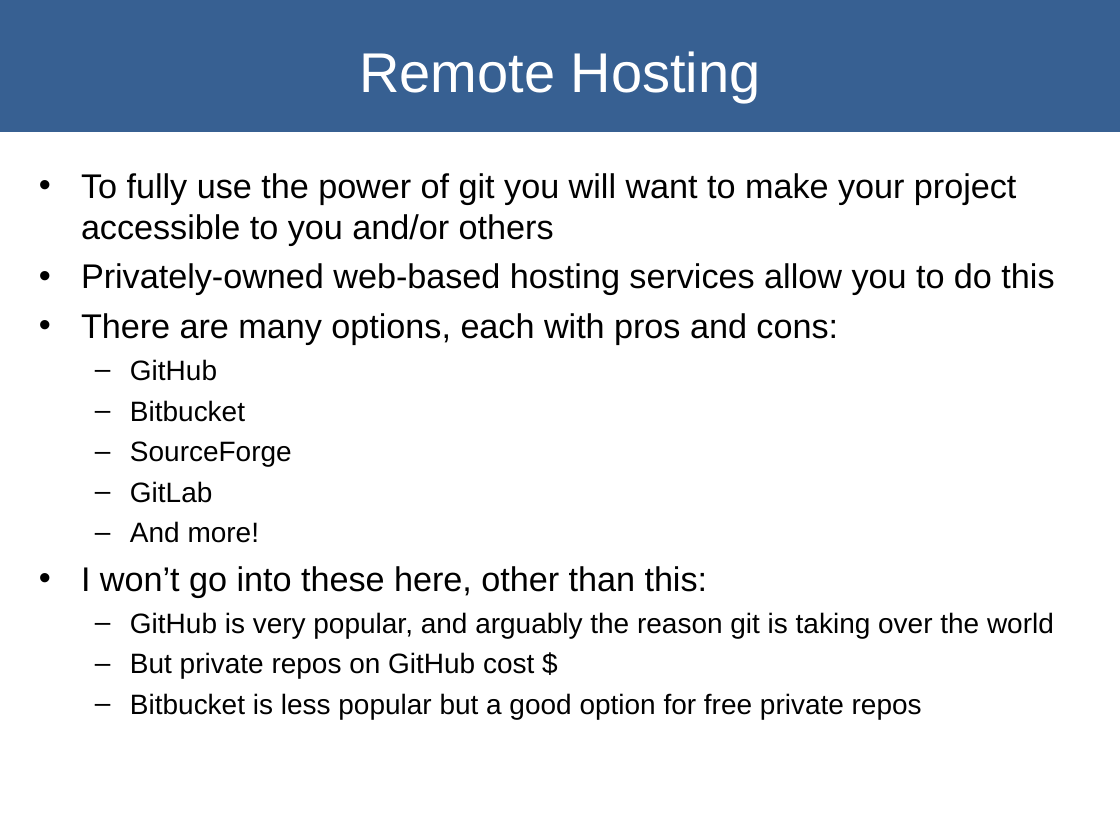
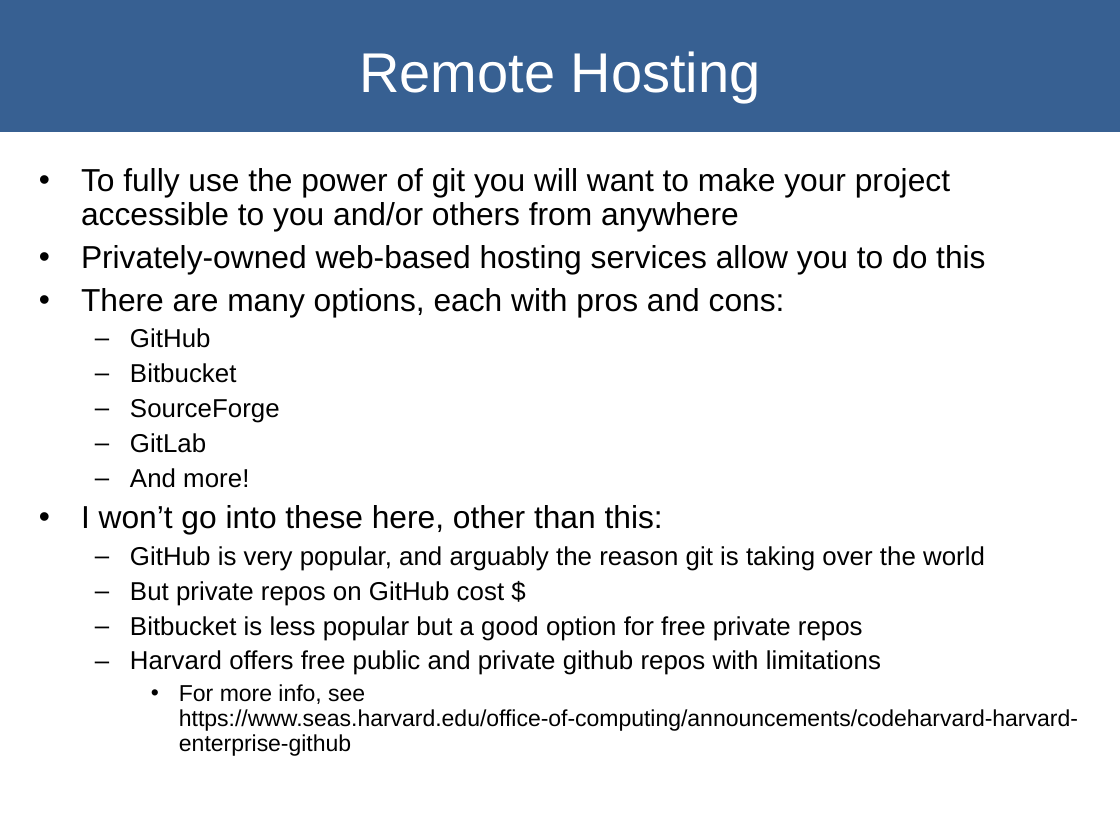
Before and after one commit to lizziel/git_presentation, a slide deck: slide 9 of git_presentation_GSF_26Apr2018.ppt. Drawn at 1120x840 pixels with LibreOffice and Linux fonts; fonts in the diff are those of the drawing. Boxes give left, top, right and bottom in pixels: in the first picture for what was removed or moved away, otherwise in the second. Text is boxed around its words. In the diff, an @@ line names an element or a change of style, - is before the commit and + after.

```diff
--- a/git_presentation_GSF_26Apr2018.ppt
+++ b/git_presentation_GSF_26Apr2018.ppt
@@ text at (81,168,950,231): text changed; size 22 to 20.4 pt @@
-• To fully use the power of git you will want to make your project accessible to you and/or others
+• To fully use the power of git you will want to make your project accessible to you and/or others from anywhere
@@ text at (81,245,985,641): size 22 to 20.4 pt in "Privately-owned web-based hosting services allow you to ...", "There are many options, each with pros ...", "I won’t go into these here, other ..."; size 18 to 16.6 pt in "GitHub", "Bitbucket", "SourceForge", "GitLab" and 4 more places; line spacing 1 to 0.9 @@
@@ text at (130,650,1078,756): paragraphs added @@
+  – Harvard offers free public and private github repos with limitations
+    • For more info, see https://www.seas.harvard.edu/office-of-computing/announcements/codeharvard-harvard-enterprise-github
```
Also in this commit, not shown: 5 other slides changed, 2 slides added.
